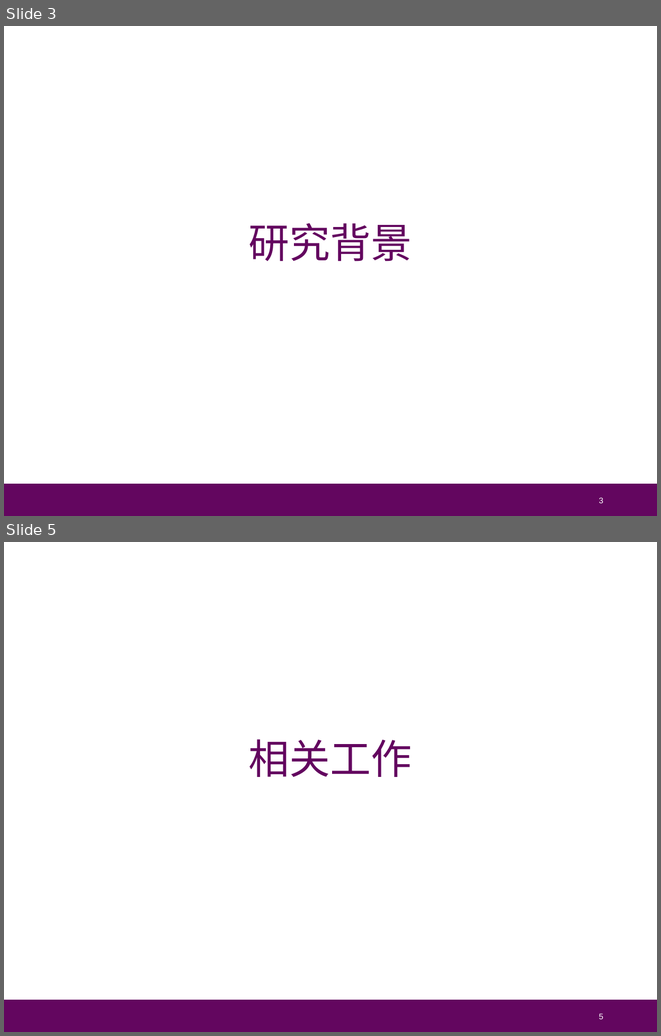
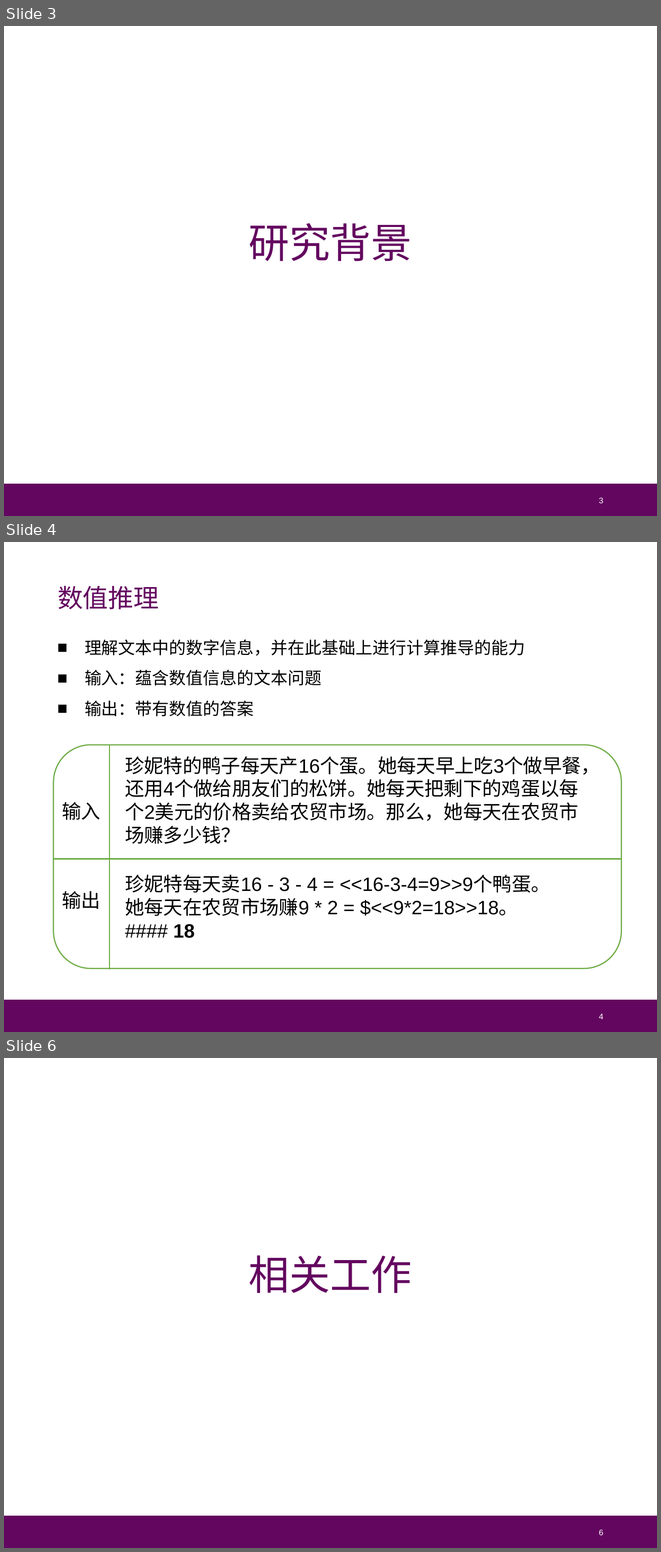
Before and after one commit to Cat-Overflow/NJU_thesis, a slide deck: 毕业答辩/论文答辩_朱博林.pptx. Shown one above the other, each under a label of ours: slides 3 and 5 before the commit, slides 3, 4 and 6 after it; the slides between them are not shown. The pictures are 661x1036 and 661x1552 pixels, drawn with LibreOffice and Linux fonts; fonts in the diff are those of the drawing. Boxes give left, top, right and bottom in pixels: in the first picture for what was removed or moved away, otherwise in the second. Text is boxed around its words. In the diff, an @@ line names an element or a change of style, - is before the commit and + after.

```diff
--- a/毕业答辩/论文答辩_朱博林.pptx
+++ b/毕业答辩/论文答辩_朱博林.pptx
@@ slide 4 added at [4,542,657,1032], background #FFFFFF; not listed: 1 template element that a slide beside it also shows @@
@@ text added at [58,585,159,609], 21 pt, text #63065F @@
+数值推理
@@ text added at [85,640,525,716], 14 pt, text #000000 @@
+■ 理解文本中的数字信息，并在此基础上进行计算推导的能力
+■ 输入：蕴含数值信息的文本问题
+■ 输出：带有数值的答案
@@ rounded rectangle added at [54,744,621,968], outline #70AD47 1 pt @@
@@ line added from (109, 744) to (109, 969), #70AD47 1 pt @@
@@ text added at [125,756,600,844], 16 pt, text #000000 @@
+珍妮特的鸭子每天产16个蛋。她每天早上吃3个做早餐，还用4个做给朋友们的松饼。她每天把剩下的鸡蛋以每个2美元的价格卖给农贸市场。那么，她每天在农贸市场赚多少钱？
@@ text added at [62,802,101,820], 16 pt, text #000000 @@
+输入
@@ line added from (54, 858) to (621, 858), #70AD47 1 pt @@
@@ text added at [125,874,550,938], 16 pt, text #000000 @@
+珍妮特每天卖16 - 3 - 4 = <<16-3-4=9>>9个鸭蛋。
+她每天在农贸市场赚9 * 2 = $<<9*2=18>>18。
+#### 18
@@ text added at [62,891,101,909], 16 pt, text #000000 @@
+输出
@@ page number added at [599,1013,603,1019], 6.8 pt, text #FFFFFF @@
+4
@@ what was slide 5 is now slide 6 @@
@@ page number at [599,1529,603,1535]: text changed @@
-5
+6
```
Also in this commit, not shown: 3 other slides added, 1 slide removed.
